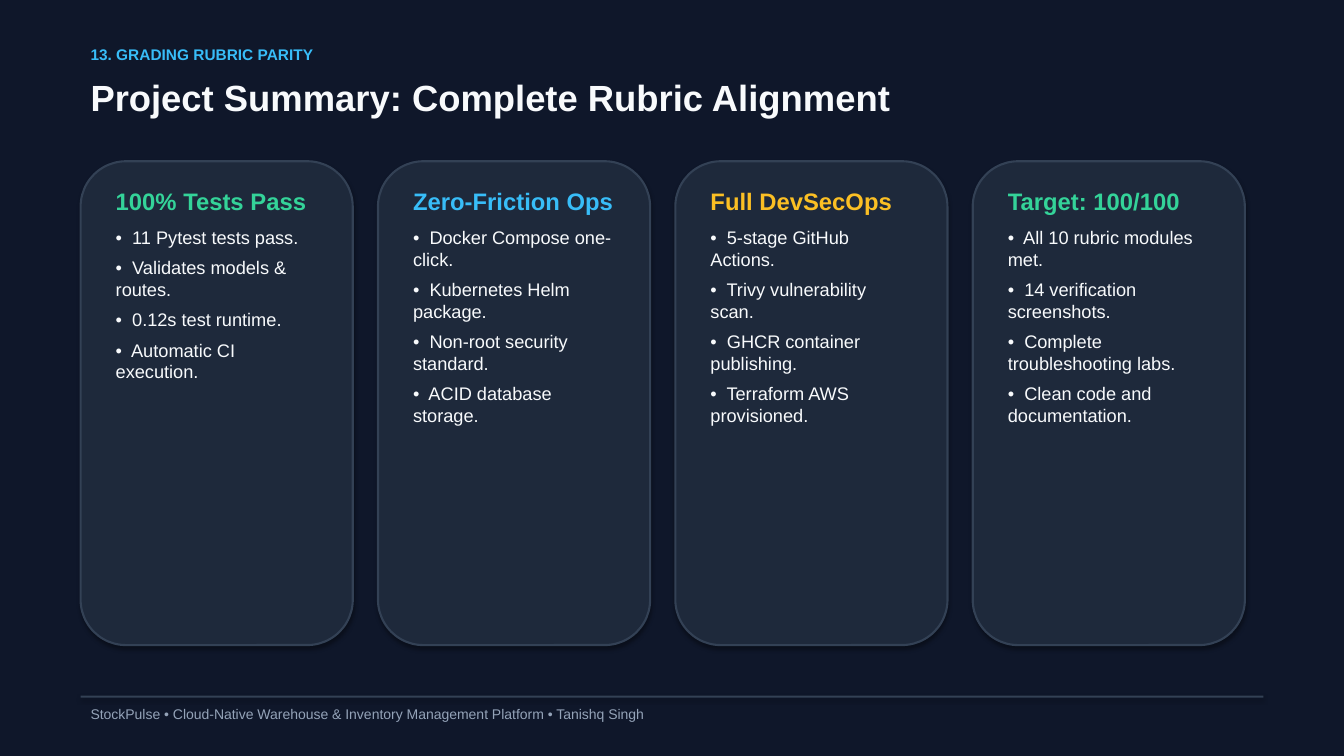
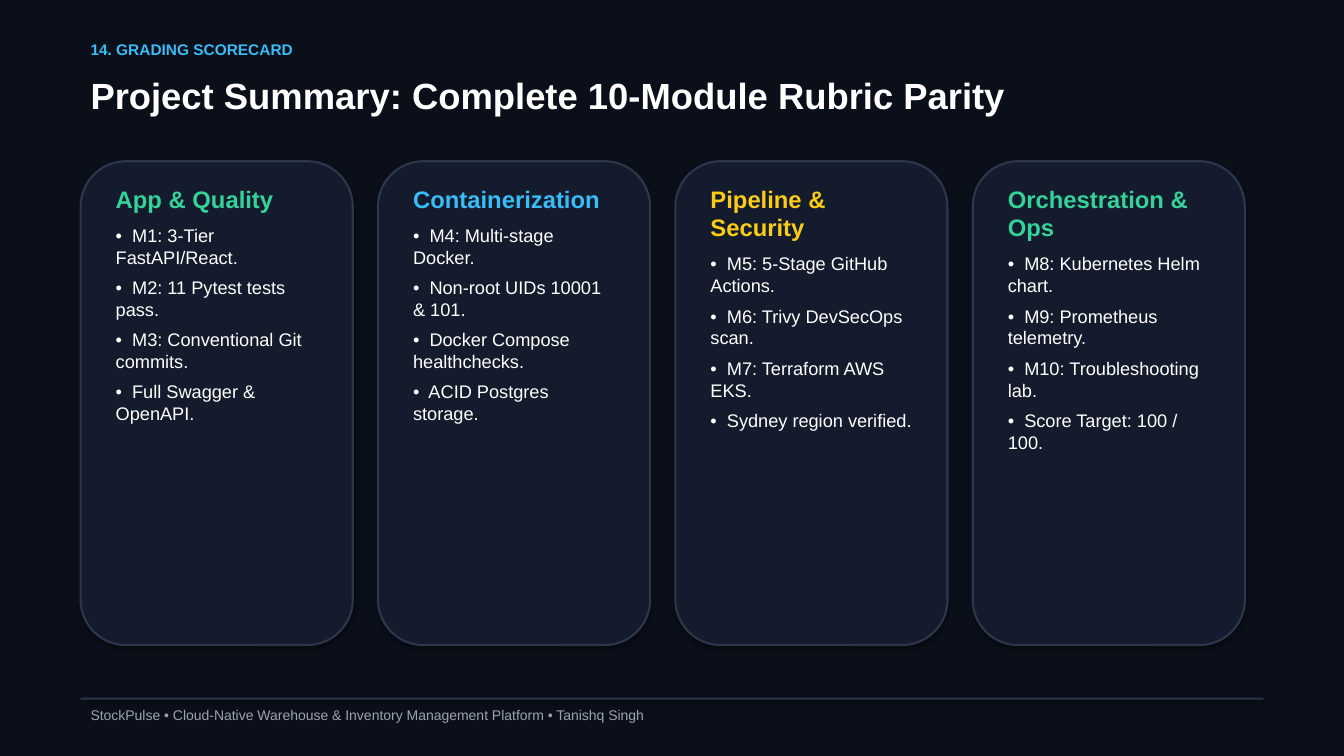
Before and after one commit to Tanishq217/StockPulse, a slide deck: slide 15 of StockPulse_Presentation.pptx (slide 14 before the commit). Drawn at 1344x756 pixels with LibreOffice and Linux fonts; fonts in the diff are those of the drawing. Boxes give left, top, right and bottom in pixels: in the first picture for what was removed or moved away, otherwise in the second. Text is boxed around its words. In the diff, an @@ line names an element or a change of style, - is before the commit and + after.

Commit message:
feat(proofs): add 13 new authentic verification screenshots and update executive presentation

```diff
--- a/StockPulse_Presentation.pptx
+++ b/StockPulse_Presentation.pptx
@@ rectangle at bbox=[0, 0, 1344, 756]: fill #0F172A to #0B0F19 @@
@@ text removed at bbox=[91, 49, 313, 60] @@
-13. GRADING RUBRIC PARITY
@@ text added at bbox=[91, 44, 292, 55], 11 pt, text #38BDF8, bold @@
+14. GRADING SCORECARD
@@ text at bbox=[91, 82, 1004, 117]: text changed; text colour #F8FAFC to #FFFFFF @@
-Project Summary: Complete Rubric Alignment
+Project Summary: Complete 10-Module Rubric Parity
@@ fill #1E293B to #141B2D; outline #334155 1.5 pt to #2D374B 1.5 pt in 4 elements at bbox=[81, 161, 353, 645], bbox=[378, 161, 650, 645], bbox=[676, 161, 948, 645], bbox=[973, 161, 1245, 645] @@
@@ text at bbox=[116, 190, 302, 424]: text changed; text colour #F8FAFC to #FFFFFF @@
-100% Tests Pass
-• 11 Pytest tests pass.
-• Validates models & routes.
-• 0.12s test runtime.
-• Automatic CI execution.
+App & Quality
+• M1: 3-Tier FastAPI/React.
+• M2: 11 Pytest tests pass.
+• M3: Conventional Git commits.
+• Full Swagger & OpenAPI.
@@ text at bbox=[413, 190, 602, 424]: text changed; text colour #F8FAFC to #FFFFFF @@
-Zero-Friction Ops
-• Docker Compose one-click.
-• Kubernetes Helm package.
-• Non-root security standard.
-• ACID database storage.
+Containerization
+• M4: Multi-stage Docker.
+• Non-root UIDs 10001 & 101.
+• Docker Compose healthchecks.
+• ACID Postgres storage.
@@ text at bbox=[710, 190, 912, 431]: text changed; text colour #F8FAFC to #FFFFFF @@
-Full DevSecOps
-• 5-stage GitHub Actions.
-• Trivy vulnerability scan.
-• GHCR container publishing.
-• Terraform AWS provisioned.
+Pipeline & Security
+• M5: 5-Stage GitHub Actions.
+• M6: Trivy DevSecOps scan.
+• M7: Terraform AWS EKS.
+• Sydney region verified.
@@ text at bbox=[1008, 190, 1199, 449]: text changed; text colour #F8FAFC to #FFFFFF @@
-Target: 100/100
-• All 10 rubric modules met.
-• 14 verification screenshots.
-• Complete troubleshooting labs.
-• Clean code and documentation.
+Orchestration & Ops
+• M8: Kubernetes Helm chart.
+• M9: Prometheus telemetry.
+• M10: Troubleshooting lab.
+• Score Target: 100 / 100.
@@ text "StockPulse • Cloud-Native Warehouse & ..." at bbox=[91, 710, 644, 723]: text colour #94A3B8 to #9CA3AF @@
@@ rectangle at bbox=[81, 698, 1263, 700]: fill #334155 to #2D374B @@
```
Also in this commit, not shown: 10 other slides changed, 4 slides added, 3 slides removed, 19 other files.
